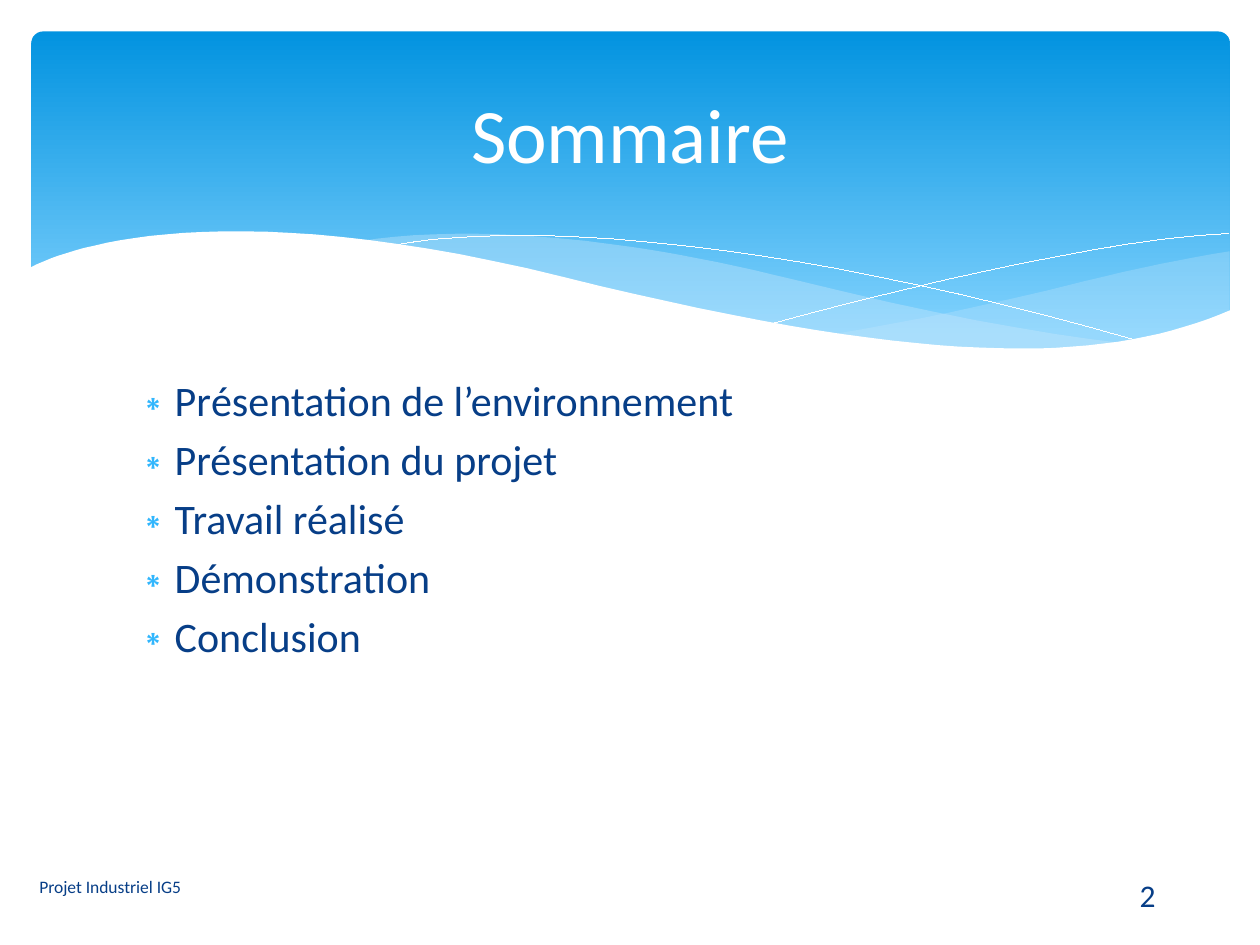
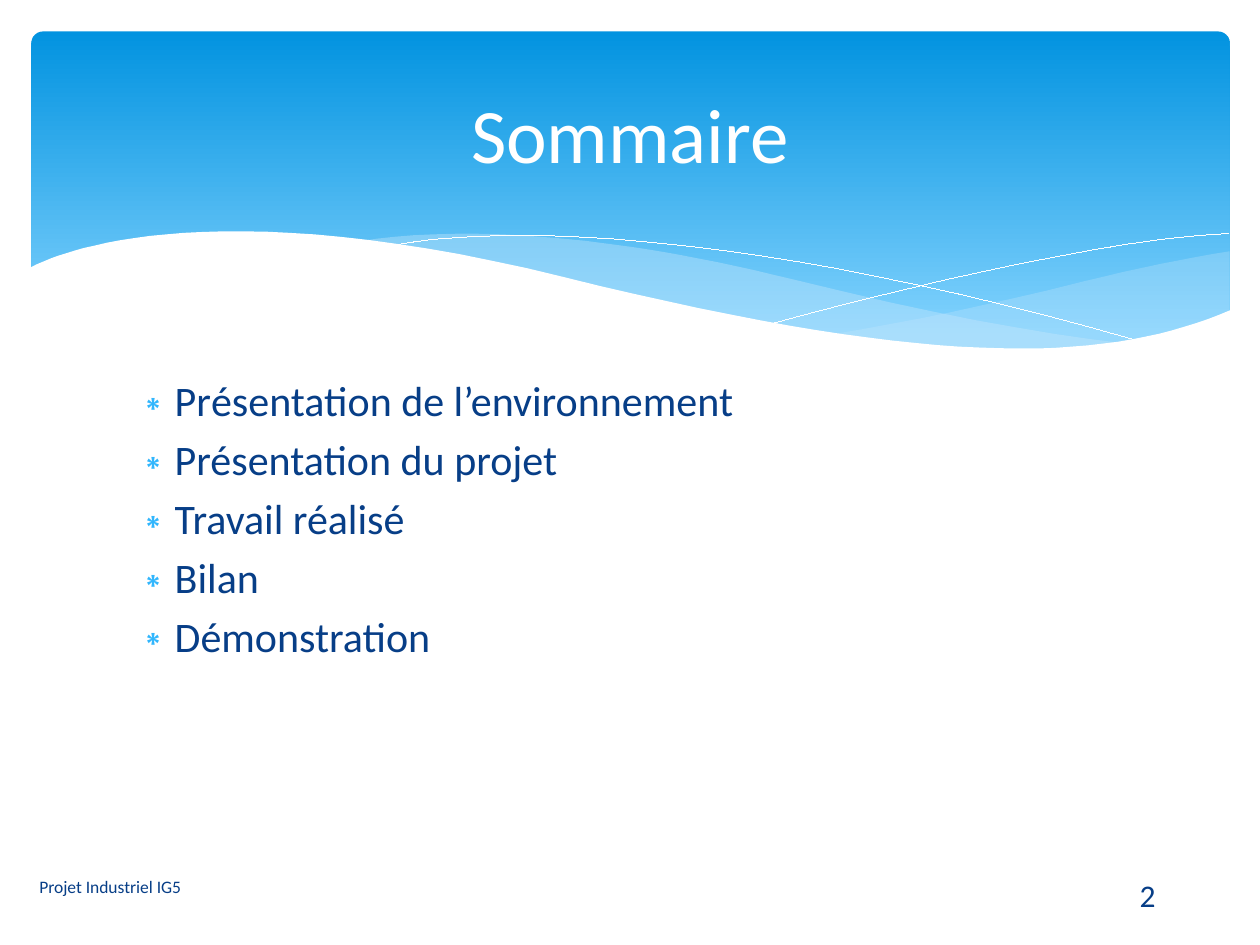
Before and after one commit to gyagapen/Synox, a slide deck: slide 2 of Docs/Powerpoint/Presentation_synox_v4.pptx. Drawn at 1260x945 pixels with LibreOffice and Linux fonts; fonts in the diff are those of the drawing. Boxes give left, top, right and bottom in pixels: in the first picture for what was removed or moved away, otherwise in the second. Text is boxed around its words. In the diff, an @@ line names an element or a change of style, - is before the commit and + after.

```diff
--- a/Docs/Powerpoint/Presentation_synox_v4.pptx
+++ b/Docs/Powerpoint/Presentation_synox_v4.pptx
@@ text at [175, 563, 259, 594]: paragraph added @@
+∗ Bilan
@@ text at [175, 622, 361, 653]: paragraph removed @@
-∗ Conclusion
```
Also in this commit, not shown: 1 other slide changed, 1 slide added, 3 other files.
